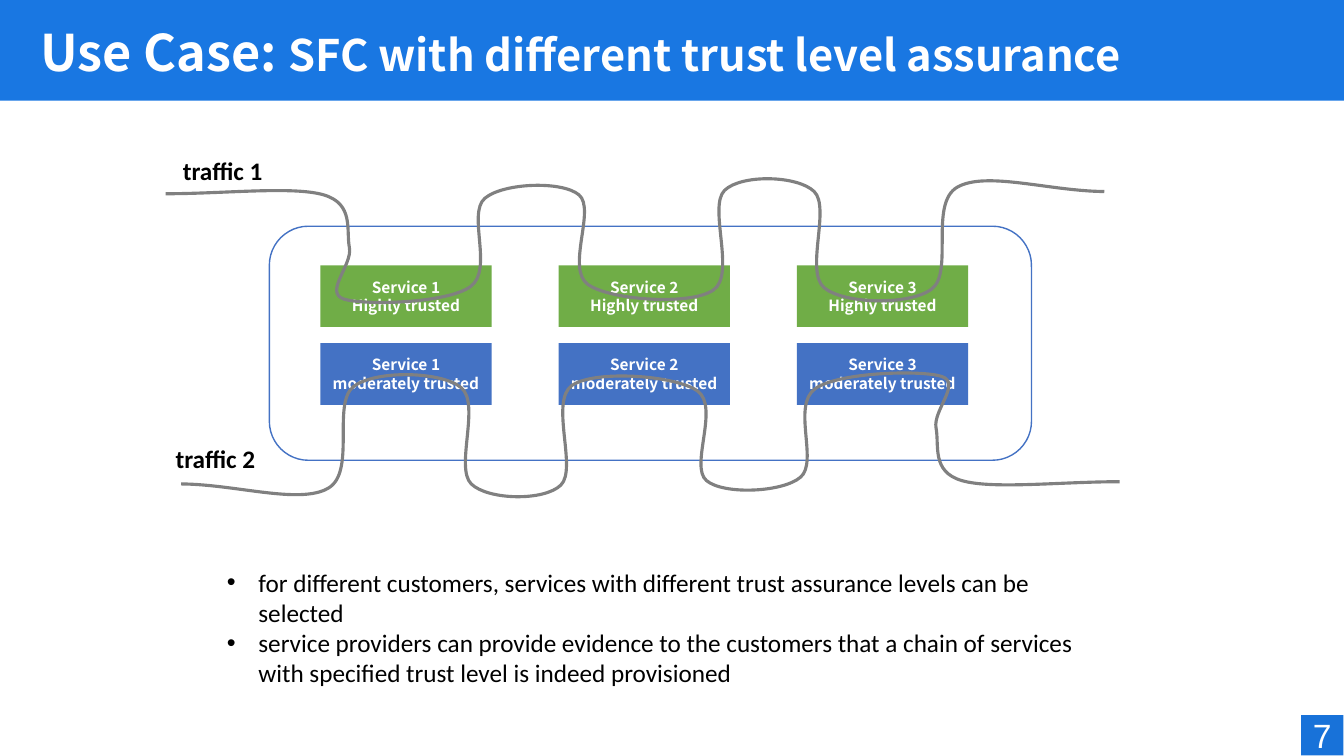
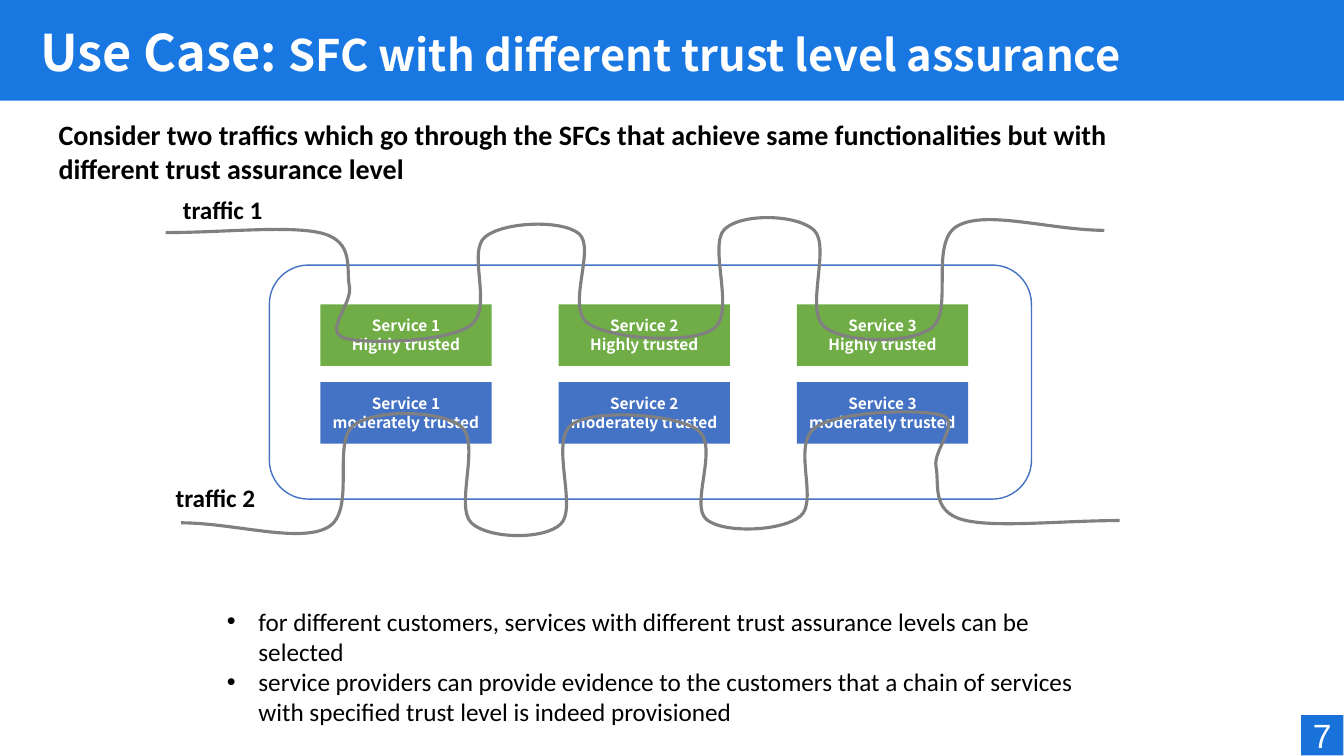
Before and after one commit to liuchunchi/nasr_side_meeting, a slide deck: slide 7 of [PC Lab] trust enhanced path routing.pptx. Drawn at 1344x756 pixels with LibreOffice and Linux fonts; fonts in the diff are those of the drawing; background and template pictures are left out. Boxes give left, top, right and bottom in pixels: in the first picture for what was removed or moved away, otherwise in the second. Text is boxed around its words. In the diff, an @@ line names an element or a change of style, - is before the commit and + after.

```diff
--- a/[PC Lab] trust enhanced path routing.pptx
+++ b/[PC Lab] trust enhanced path routing.pptx
@@ text added at box(59, 125, 1107, 180), 20 pt, text #000000, bold @@
+Consider two traffics which go through the SFCs that achieve same functionalities but with different trust assurance level
@@ 6 rectangles, 3 texts, 2 freeform shapes, 1 rounded rectangle: place and size @@
-6 rectangles, 3 texts, 2 freeform shapes, 1 rounded rectangle at box(165, 162, 1120, 686)
+6 rectangles, 3 texts, 2 freeform shapes, 1 rounded rectangle at box(165, 201, 1120, 725)
```
Also in this commit, not shown: 5 other slides changed.
